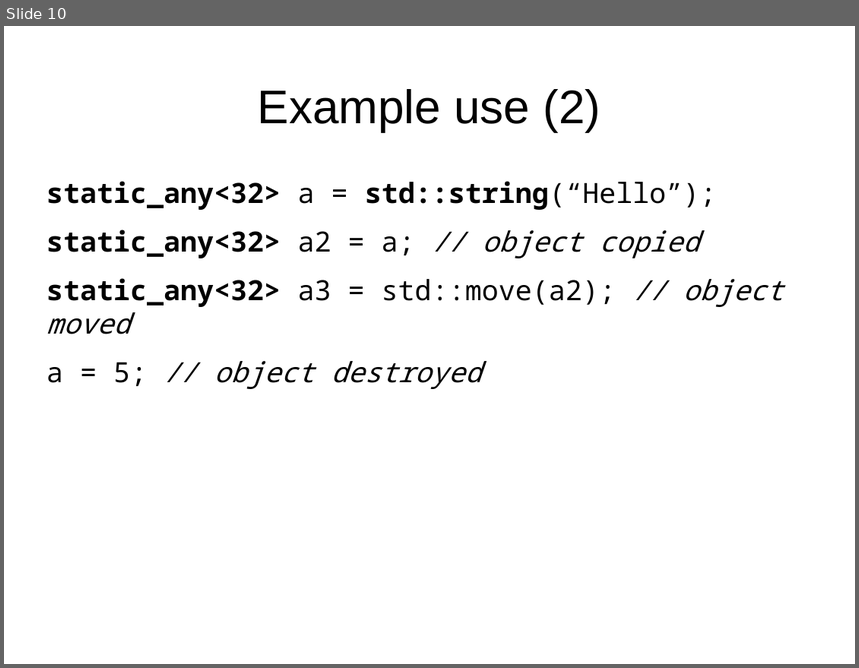
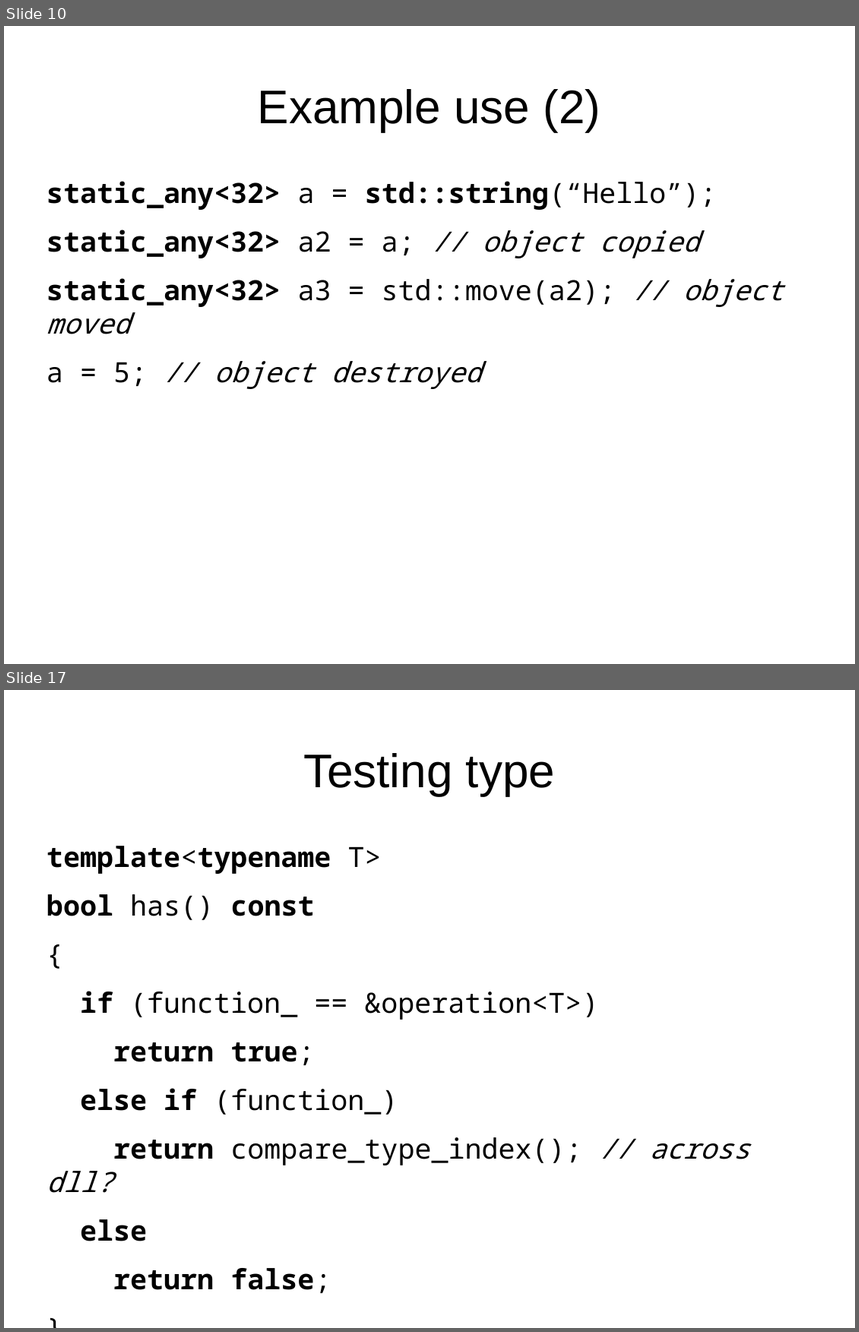
Before and after one commit to david-grs/static_any, a slide deck: static_any-lightning.odp. Shown one above the other, each under a label of ours: slide 10 before the commit, slides 10 and 17 after it; the slides between them are not shown. The pictures are 859x668 and 859x1332 pixels, drawn with LibreOffice and Linux fonts; fonts in the diff are those of the drawing. Boxes give left, top, right and bottom in pixels: in the first picture for what was removed or moved away, otherwise in the second. Text is boxed around its words. In the diff, an @@ line names an element or a change of style, - is before the commit and + after.

```diff
--- a/static_any-lightning.odp
+++ b/static_any-lightning.odp
@@ slide 17 added at (4,690,855,1328), background #FFFFFF @@
@@ title added at (303,753,555,796), 44 pt, text #000000 @@
+Testing type
@@ text added at (47,846,750,1293), 26 pt, text #000000 @@
+template<typename T>
+bool has() const
+{
+if (function_ == &operation<T>)
+return true;
+else if (function_)
+return compare_type_index(); // across dll?
+else
+return false;
+}
```
Also in this commit, not shown: 1 slide changed, 7 other slides added.
